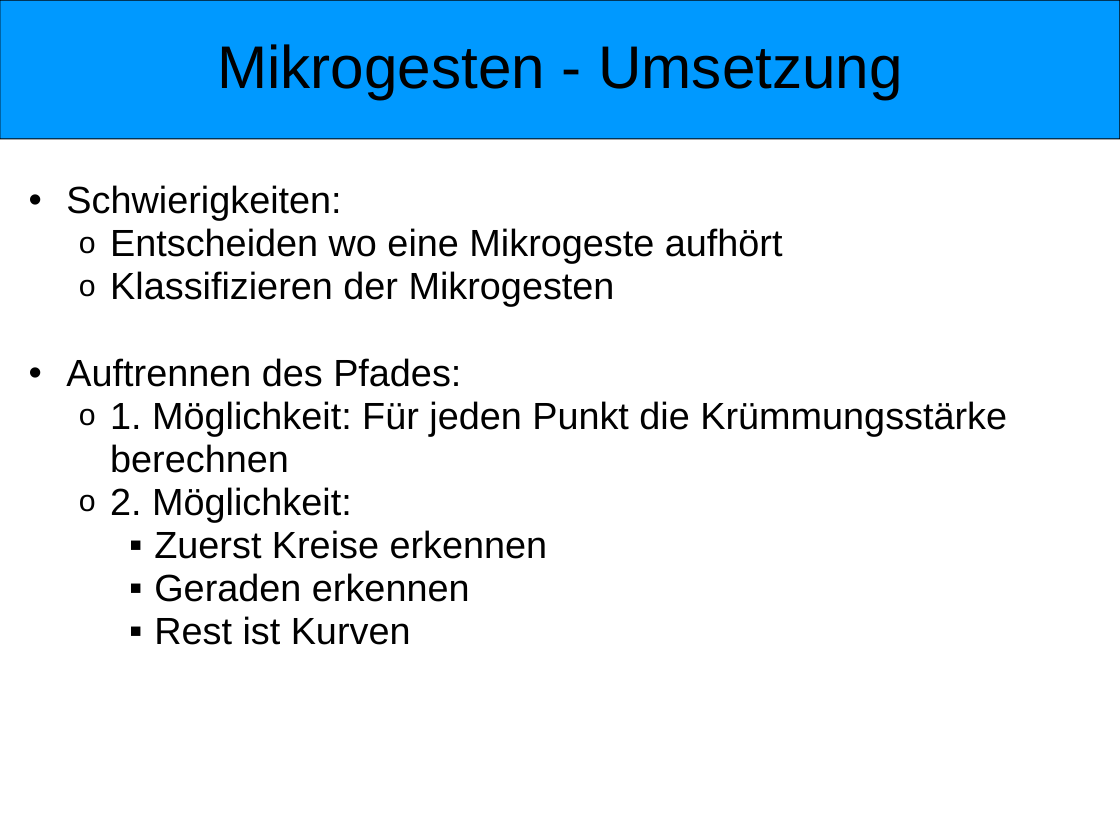
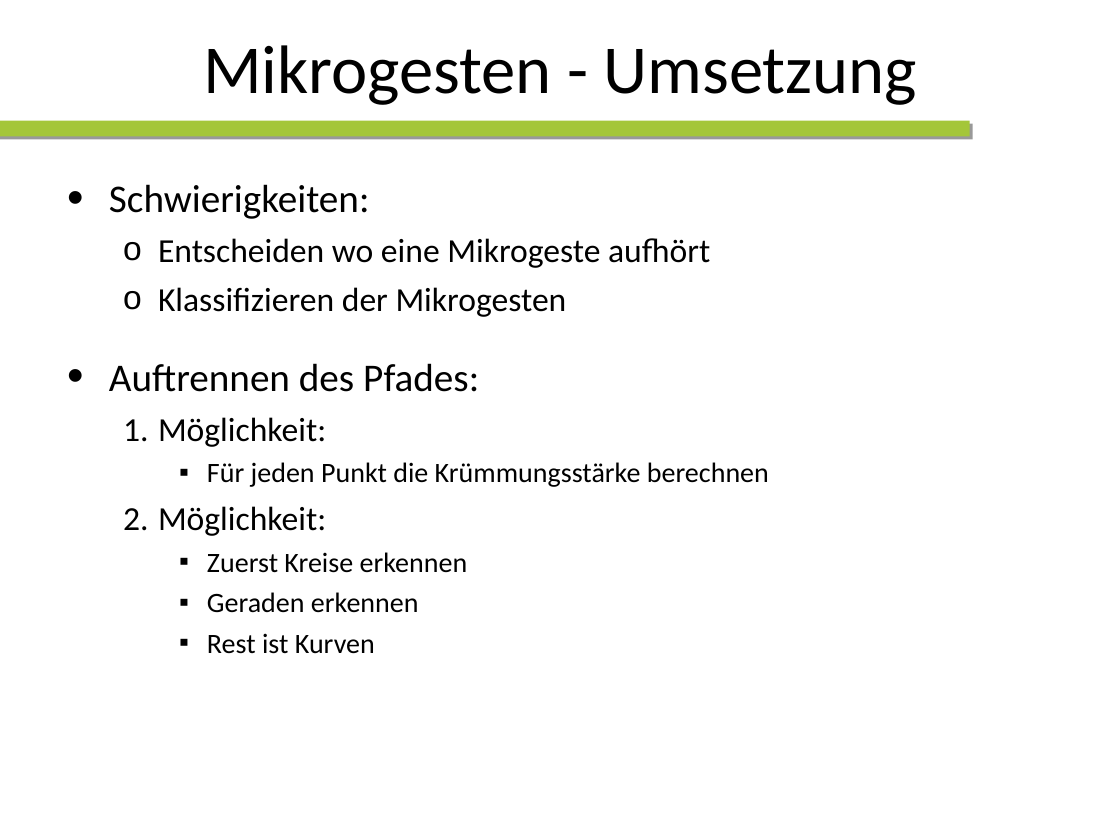
Before and after one commit to wtfc63/ba10-bsha-1, a slide deck: slide 10 of doc/presentation/presentation.ppt. Drawn at 1120x840 pixels with LibreOffice and Linux fonts; fonts in the diff are those of the drawing; background and template pictures are left out. Boxes give left, top, right and bottom in pixels: in the first picture for what was removed or moved away, otherwise in the second. Text is boxed around its words. In the diff, an @@ line names an element or a change of style, - is before the commit and + after.

```diff
--- a/doc/presentation/presentation.ppt
+++ b/doc/presentation/presentation.ppt
@@ rounded rectangle removed at (x1=0, y1=0, x2=1120, y2=139) @@
@@ title "Mikrogesten - Umsetzung" moved from (x1=217, y1=44, x2=902, y2=99) to (x1=203, y1=45, x2=917, y2=105) @@
@@ title "Mikrogesten - Umsetzung" at (x1=203, y1=45, x2=917, y2=105): size 43 to 49 pt, font Arial to Calibri; line spacing 0.95 to 1; vertical alignment top to middle @@
@@ rectangle added at (x1=0, y1=121, x2=970, y2=137), fill #A4C639 @@
@@ text "Schwierigkeiten:" moved from (x1=66, y1=185, x2=1007, y2=645) to (x1=109, y1=184, x2=769, y2=654) @@
@@ text at (x1=109, y1=184, x2=710, y2=654): size 27 to 28 pt in "Schwierigkeiten:", "Auftrennen des Pfades:"; font Arial to Calibri in "Schwierigkeiten:", "Entscheiden wo eine Mikrogeste aufhört", "Klassifizieren der Mikrogesten", "Auftrennen des Pfades:" and 3 more places; size 27 to 24 pt in "Entscheiden wo eine Mikrogeste aufhört", "Klassifizieren der Mikrogesten"; size 27 to 20 pt in "Zuerst Kreise erkennen", "Geraden erkennen", "Rest ist Kurven"; list level 2 to 1 in "Schwierigkeiten:"; line spacing 0.95 to 1; list level 3 to 2 in "Entscheiden wo eine Mikrogeste aufhört"; list level 3 to 2 in "Klassifizieren der Mikrogesten"; list level 2 to 1 in "Auftrennen des Pfades:"; list level 4 to 3 in "Zuerst Kreise erkennen"; list level 4 to 3 in "Geraden erkennen"; list level 4 to 3 in "Rest ist Kurven" @@
@@ text at (x1=158, y1=417, x2=769, y2=536): text changed; size 27 to 20 pt; font Arial to Calibri @@
-    o 1. Möglichkeit: Für jeden Punkt die Krümmungsstärke berechnen
-    o 2. Möglichkeit:
+  1. Möglichkeit:
+    ▪ Für jeden Punkt die Krümmungsstärke berechnen
+  2. Möglichkeit:
```
Also in this commit, not shown: 25 other slides changed, 1 slide added, 1 slide removed.
